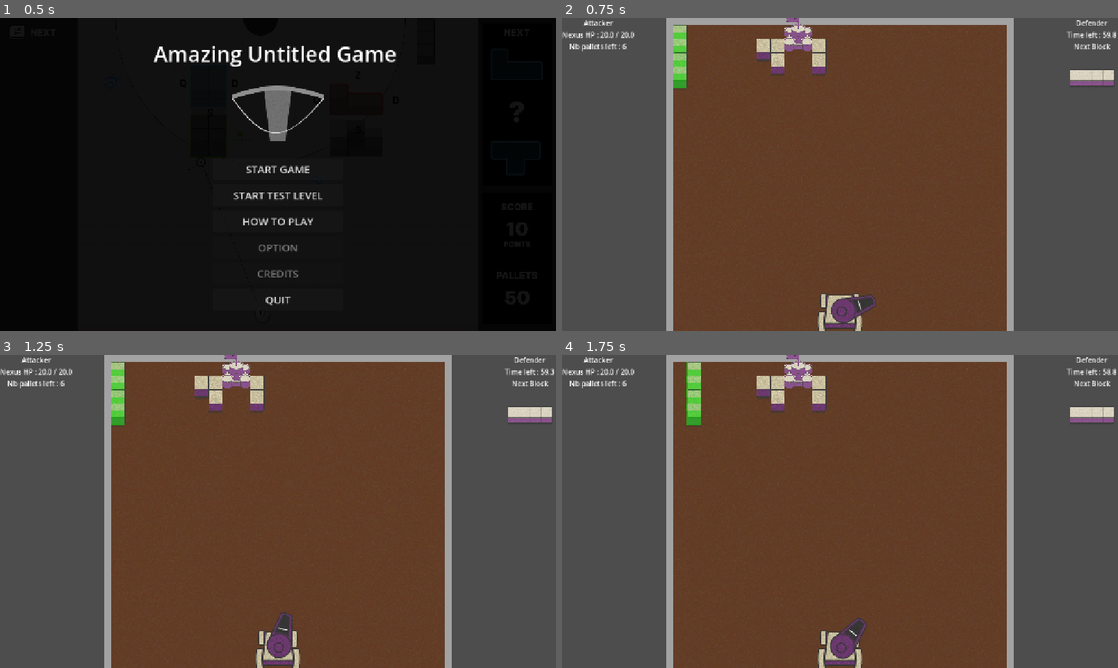
Above: before the commit, frames 1-4 (two rows, left to right).
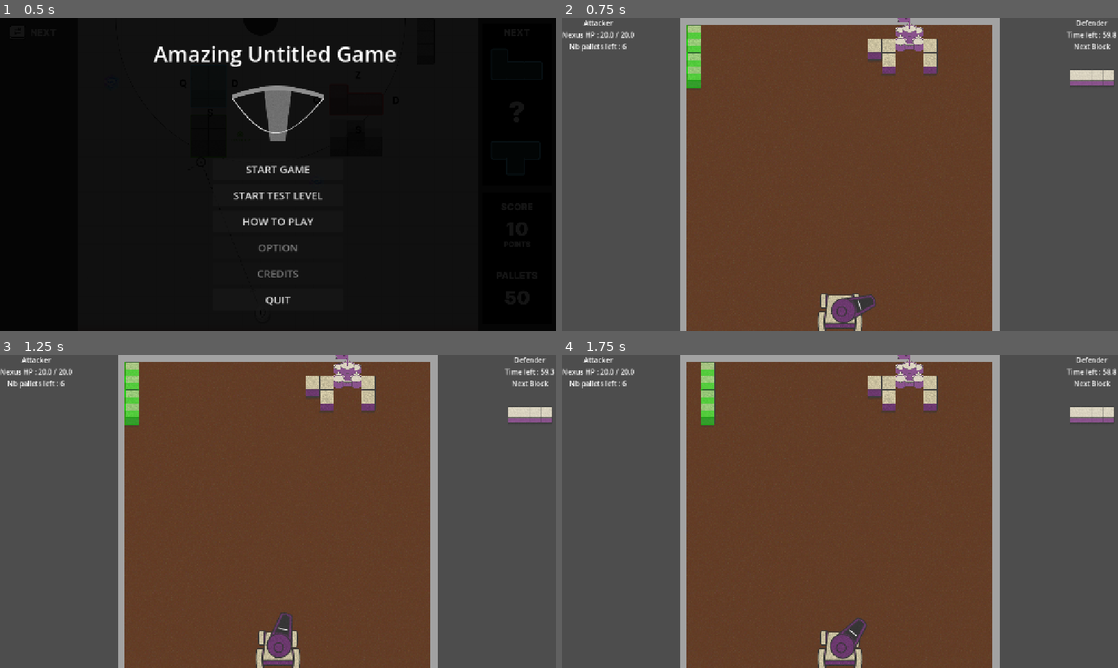
Above: after the commit, the same moments.

Repository: Angele-Bzl/construction
Game: Godot game, scene res://Scenes/title_screen.tscn
Two runs of this game, one before a commit and one after it. Both use one fixed random seed, a clock stepped at 60 frames per second and the inputs below.
Inputs (mouse positions are in pixels of both pictures, inside the frame that each line leads up to):
- Up to frame 1 (0.5 s): no input
- Up to frame 2 (0.75 s): click "START GAME" at 0.5 s
- Up to frame 3 (1.25 s): no input
- Up to frame 4 (1.75 s): move the mouse to (962, 495) at 1.27 s; hold D (right) from 1.28 s (still down); click (962, 495) at 1.35 s

Frame 1 is identical in both runs. In frame 2, 10% of the frame differs, in the area x 18-82%, y 0-100%; in frame 3, 10%; in frame 4, 11%.

Commit message:
Modif taille jeu

Diff:
--- a/construction/Scenes/main_scene.tscn
+++ b/construction/Scenes/main_scene.tscn
@@ -46,9 +46,9 @@
 centered = false
 
 [node name="Ground" type="TextureRect" parent="." unique_id=1142738223]
-offset_left = 256.0
+offset_left = 288.0
 offset_top = 16.0
-offset_right = 961.38135
+offset_right = 934.5995
 offset_bottom = 684.8
 scale = Vector2(1.0887729, 1.0526316)
 mouse_filter = 2
@@ -58,7 +58,7 @@
 [node name="Walls" type="Node2D" parent="." unique_id=1550099786]
 
 [node name="Wall1" type="StaticBody2D" parent="Walls" unique_id=1512068386]
-position = Vector2(248, 384)
+position = Vector2(280, 384)
 
 [node name="WallSprite" type="Sprite2D" parent="Walls/Wall1" unique_id=361679672]
 position = Vector2(0, -23.999983)
@@ -70,7 +70,7 @@
 shape = SubResource("RectangleShape2D_76v2p")
 
 [node name="Wall2" type="StaticBody2D" parent="Walls" unique_id=688039229]
-position = Vector2(1032, 384)
+position = Vector2(1000, 384)
 
 [node name="WallSprite" type="Sprite2D" parent="Walls/Wall2" unique_id=1120225878]
 position = Vector2(0, -23.999983)
@@ -85,7 +85,8 @@
 position = Vector2(640, 8)
 
 [node name="WallSprite" type="Sprite2D" parent="Walls/Wall3" unique_id=1156021529]
-scale = Vector2(20.102564, 0.05797107)
+position = Vector2(-7.6293945e-06, 0)
+scale = Vector2(18.871794, 0.05797107)
 texture = ExtResource("3_iacmt")
 
 [node name="WallCollision" type="CollisionShape2D" parent="Walls/Wall3" unique_id=2096315868]
--- a/construction/Scripts/levelManager.gd
+++ b/construction/Scripts/levelManager.gd
@@ -63,8 +63,12 @@
 		print(i)
 		if nexus.global_position.x < ground.global_position.x + GlobalManager.TILE.x * 2 - int(ground.global_position.x) % int(GlobalManager.TILE.x*2) and i < 0:
 			print("Collé à gauche")
+		elif nexus.global_position.x < ground.global_position.x + GlobalManager.TILE.x * 3 - int(ground.global_position.x) % int(GlobalManager.TILE.x*2) and i < -1:
+			print("Un peu collé à gauche")
 		elif nexus.global_position.x > ground.global_position.x + ground.size.x - GlobalManager.TILE.x * 2 - int(ground.global_position.x) % int(GlobalManager.TILE.x*2) and i > 1:
 			print("Collé à droite")
+		elif nexus.global_position.x > ground.global_position.x + ground.size.x - GlobalManager.TILE.x * 3 - int(ground.global_position.x) % int(GlobalManager.TILE.x*2) and i > 2:
+			print("Un peu collé à droite")
 		else:
 			for j in pos_around_nexus:
 				if nexus.global_position.y <= ground.global_position.y - int(ground.global_position.y) % int(GlobalManager.TILE.y*2) and j < 0:
